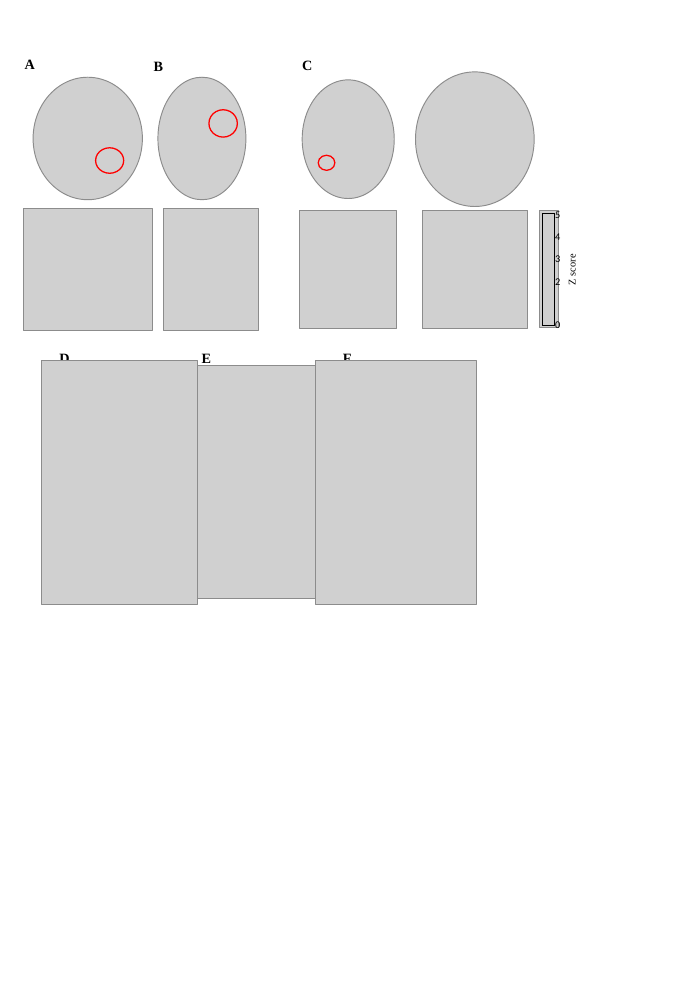
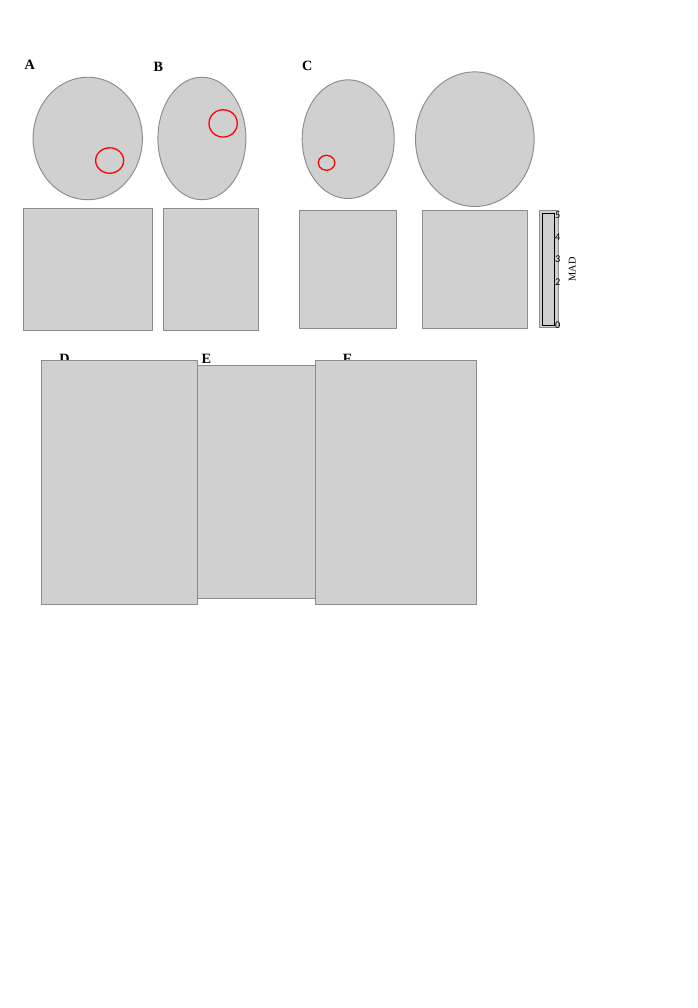
Before and after one commit to nircaf/BBB, a slide deck: slide 3 of prism/Epilepsy-control figures slow nov 18 af.pptx. Drawn at 698x1008 pixels with LibreOffice and Linux fonts; fonts in the diff are those of the drawing; grey boxes stand for pictures. Boxes give left, top, right and bottom in pixels: in the first picture for what was removed or moved away, otherwise in the second. Text is boxed around its words. In the diff, an @@ line names an element or a change of style, - is before the commit and + after.

```diff
--- a/prism/Epilepsy-control figures slow nov 18 af.pptx
+++ b/prism/Epilepsy-control figures slow nov 18 af.pptx
@@ text at box(566, 260, 577, 281): text changed @@
-Z score
+MAD
```
Also in this commit, not shown: 2 other slides changed, 19 other files.
